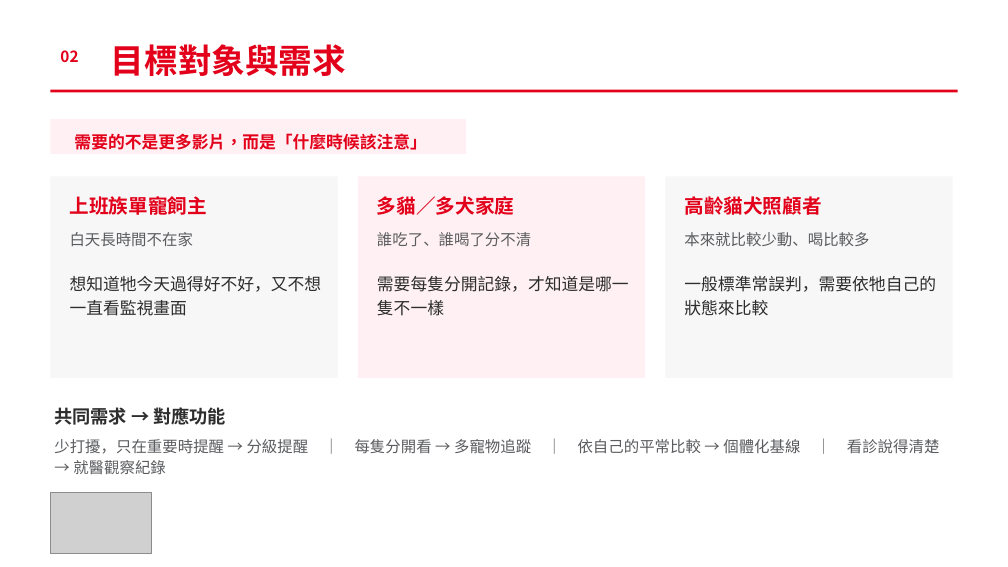
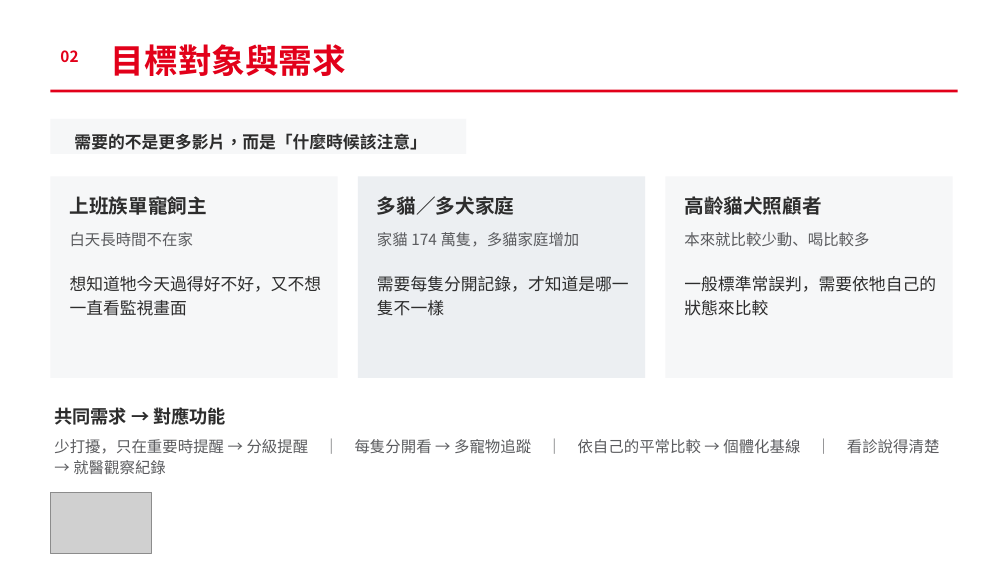
Before and after one commit to ammieliu-jpg/AI_animal, a slide deck: slide 4 of docs/proposal/PetSentinel_proposal.pptx. Drawn at 1008x567 pixels with LibreOffice and Linux fonts; fonts in the diff are those of the drawing; grey boxes stand for pictures. Boxes give left, top, right and bottom in pixels: in the first picture for what was removed or moved away, otherwise in the second. Text is boxed around its words. In the diff, an @@ line names an element or a change of style, - is before the commit and + after.

```diff
--- a/docs/proposal/PetSentinel_proposal.pptx
+++ b/docs/proposal/PetSentinel_proposal.pptx
@@ rectangle at bbox=[50, 119, 466, 154]: fill #FFF1F3 to #F6F7F8 @@
@@ rectangle at bbox=[50, 176, 338, 378]: fill #F7F7F7 to #F6F7F8 @@
@@ rectangle at bbox=[358, 176, 645, 378]: fill #FFF1F3 to #ECEFF2 @@
@@ rectangle at bbox=[665, 176, 953, 378]: fill #F7F7F7 to #F6F7F8 @@
@@ text colour #E2001A to #2D2D2D in 4 elements at bbox=[74, 133, 426, 150], bbox=[70, 196, 207, 215], bbox=[377, 196, 514, 215], bbox=[684, 196, 821, 215] @@
@@ text at bbox=[377, 232, 580, 247]: text changed @@
-誰吃了、誰喝了分不清
+家貓 174 萬隻，多貓家庭增加
```
Also in this commit, not shown: 14 other slides changed, 2 other files.
